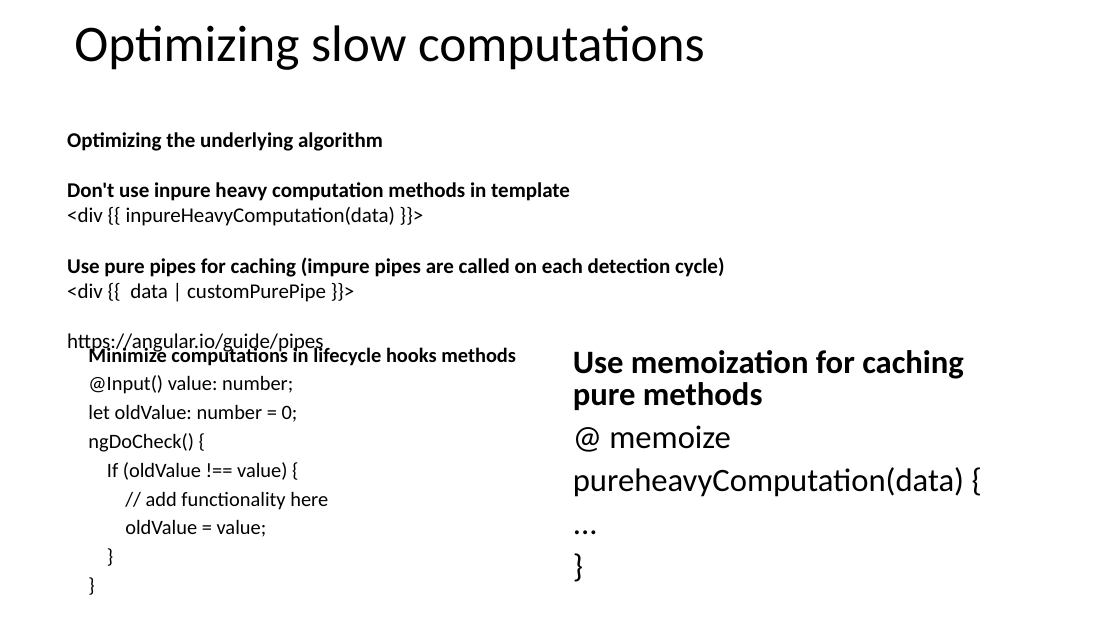
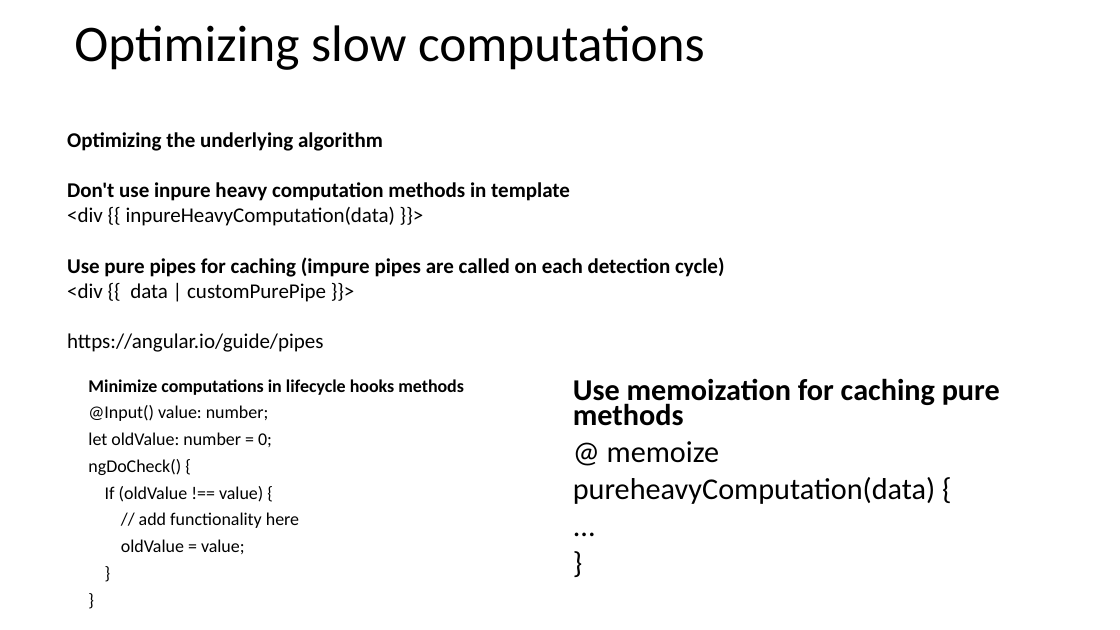
Before and after one commit to marius-oprea/onPush, a slide deck: slide 3 of presentation/Presentation.odp. Drawn at 1120x630 pixels with LibreOffice and Linux fonts; fonts in the diff are those of the drawing. Boxes give left, top, right and bottom in pixels: in the first picture for what was removed or moved away, otherwise in the second. Text is boxed around its words. In the diff, an @@ line names an element or a change of style, - is before the commit and + after.

```diff
--- a/presentation/Presentation.odp
+++ b/presentation/Presentation.odp
@@ text "Minimize computations in lifecycle hooks ...": place and size @@
-text "Minimize computations in lifecycle hooks ..." at [88, 345, 516, 537]
+text "Minimize computations in lifecycle hooks ..." at [88, 379, 464, 554]
@@ text "Minimize computations in lifecycle hooks ..." at [88, 379, 464, 554]: size 17.5 to 15.4 pt @@
@@ text "Use memoization for caching pure ...": place and size @@
-text "Use memoization for caching pure ..." at [573, 350, 964, 497]
+text "Use memoization for caching pure ..." at [573, 378, 1000, 504]
@@ text "Use memoization for caching pure ..." at [573, 378, 1000, 504]: size 28 to 25.9 pt; line spacing 0.8 to 0.7 @@
```
Also in this commit, not shown: 1 other slide changed, 1 slide added, 4 other files.
